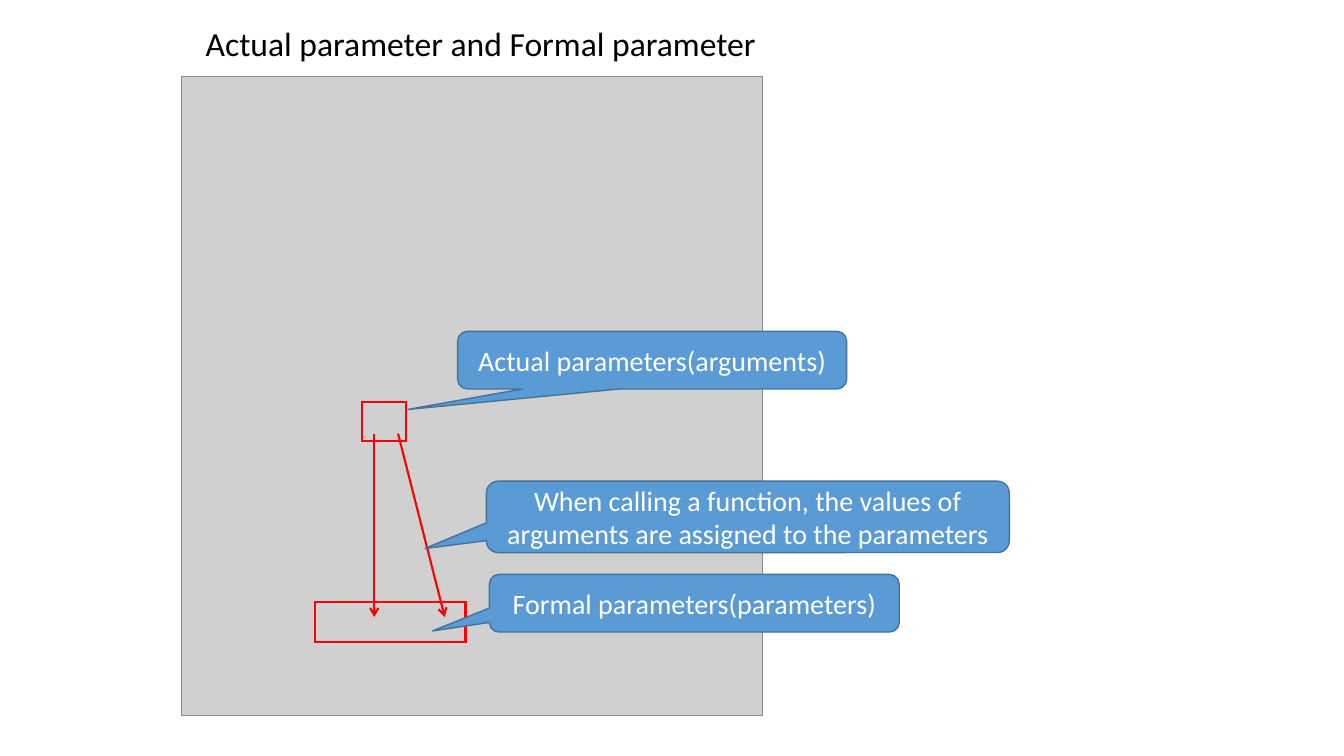
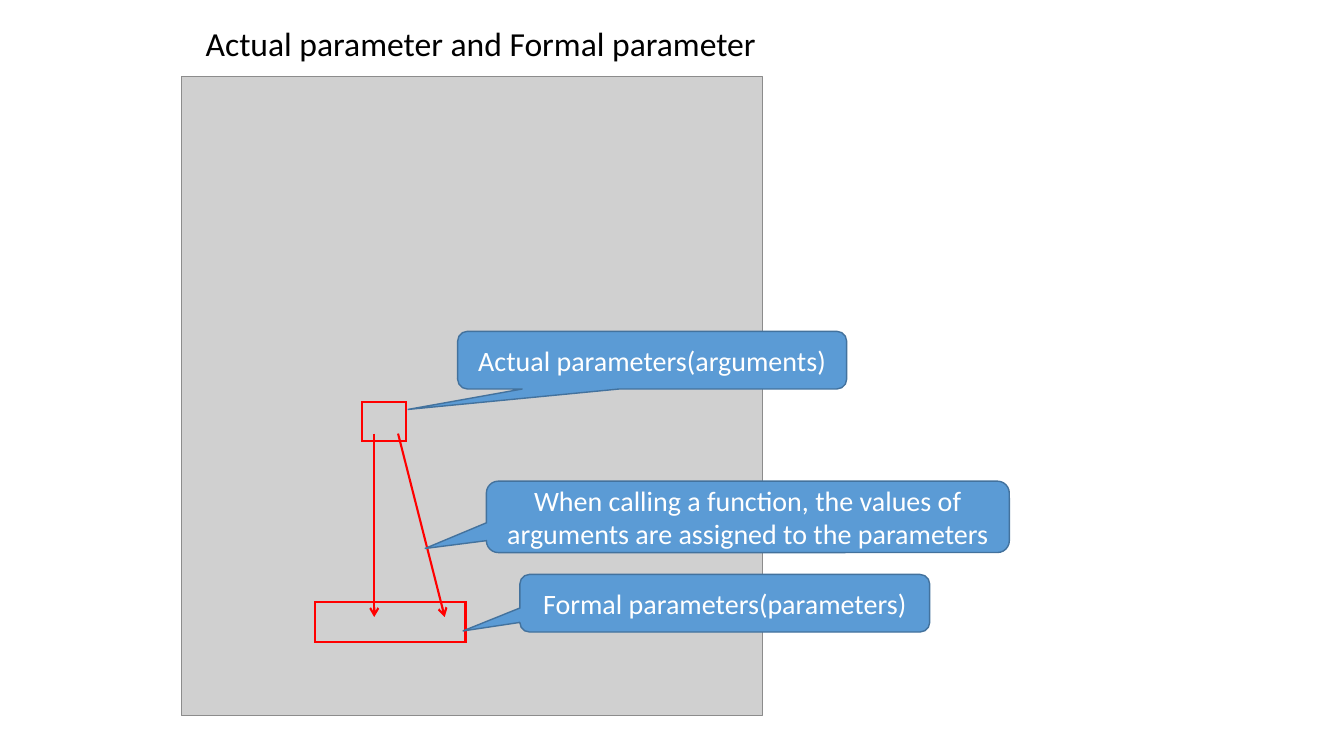
Before and after one commit to ShiqiYu/CPP, a slide deck: slide 8 of week06/Lab06.pptx (slide 9 before the commit). Drawn at 1344x756 pixels with LibreOffice and Linux fonts; fonts in the diff are those of the drawing; grey boxes stand for pictures; background and template pictures are left out. Boxes give left, top, right and bottom in pixels: in the first picture for what was removed or moved away, otherwise in the second. Text is boxed around its words. In the diff, an @@ line names an element or a change of style, - is before the commit and + after.

```diff
--- a/week06/Lab06.pptx
+++ b/week06/Lab06.pptx
@@ rounded speech box "Formal parameters(parameters)": place and size @@
-rounded speech box "Formal parameters(parameters)" at box(490, 575, 900, 632)
+rounded speech box "Formal parameters(parameters)" at box(520, 575, 931, 632)
```
Also in this commit, not shown: 6 other slides changed, 24 slides added, 1 slide removed, 1 other file.
